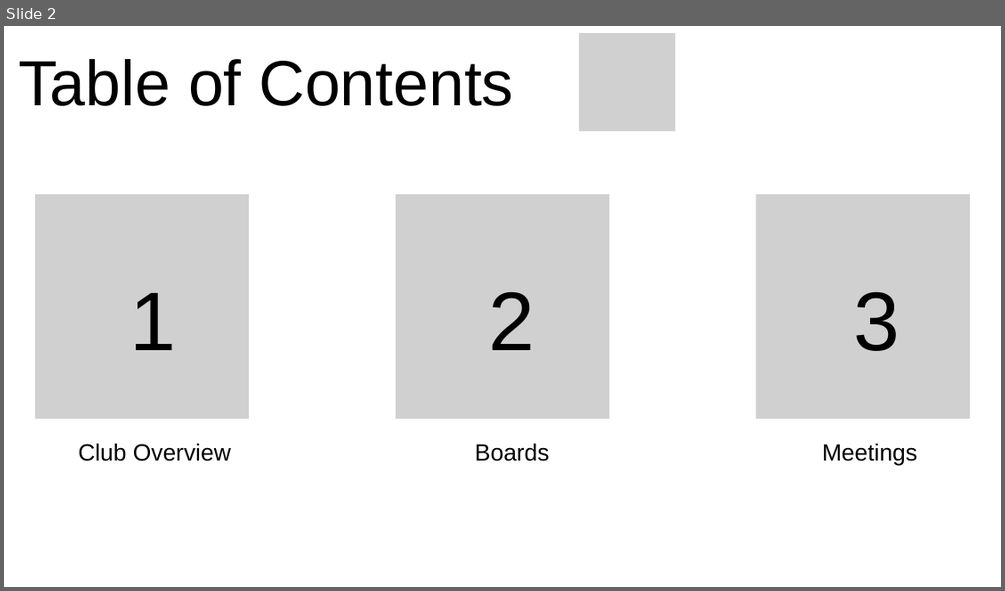
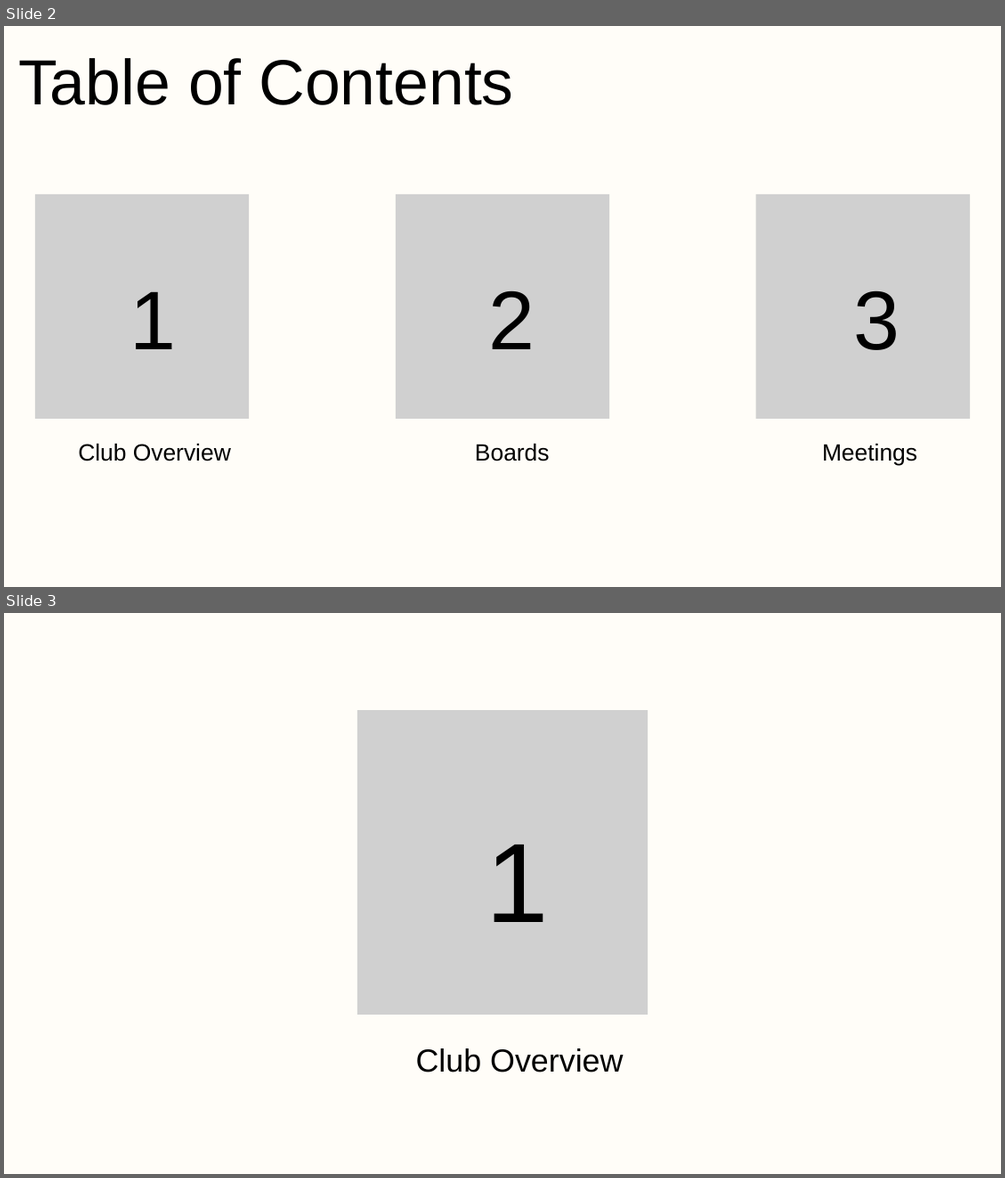
Before and after one commit to TazmeenM/pantherPressSlidesProject, a slide deck: 2024-2025 Information Session Slides.pptx. Shown one above the other, each under a label of ours: slide 2 before the commit, slides 2 and 3 after it. The pictures are 1005x591 and 1005x1178 pixels, drawn with LibreOffice and Linux fonts; fonts in the diff are those of the drawing; grey boxes stand for pictures. Boxes give left, top, right and bottom in pixels: in the first picture for what was removed or moved away, otherwise in the second. Text is boxed around its words. In the diff, an @@ line names an element or a change of style, - is before the commit and + after.

```diff
--- a/2024-2025 Information Session Slides.pptx
+++ b/2024-2025 Information Session Slides.pptx
@@ slide 3 added at bbox=[4, 613, 1001, 1174], background #FFFDF8 @@
@@ picture added at bbox=[357, 710, 647, 1014] @@
@@ text added at bbox=[486, 844, 549, 922], 162.8 pt, text #000000 @@
+1
@@ text added at bbox=[416, 1048, 623, 1072], 46.1 pt, text #000000 @@
+Club Overview
@@ slide 2 changed as well @@
@@ background #FFFFFF to #FFFDF8 @@
@@ picture removed at bbox=[579, 33, 675, 131] @@
```
Also in this commit, not shown: 9 other slides changed, 5 other slides added.
